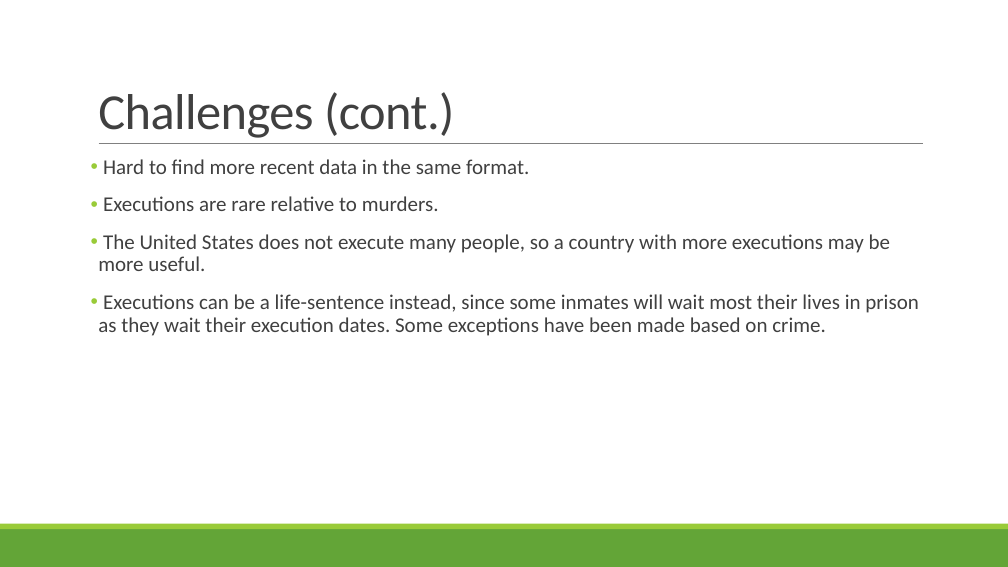
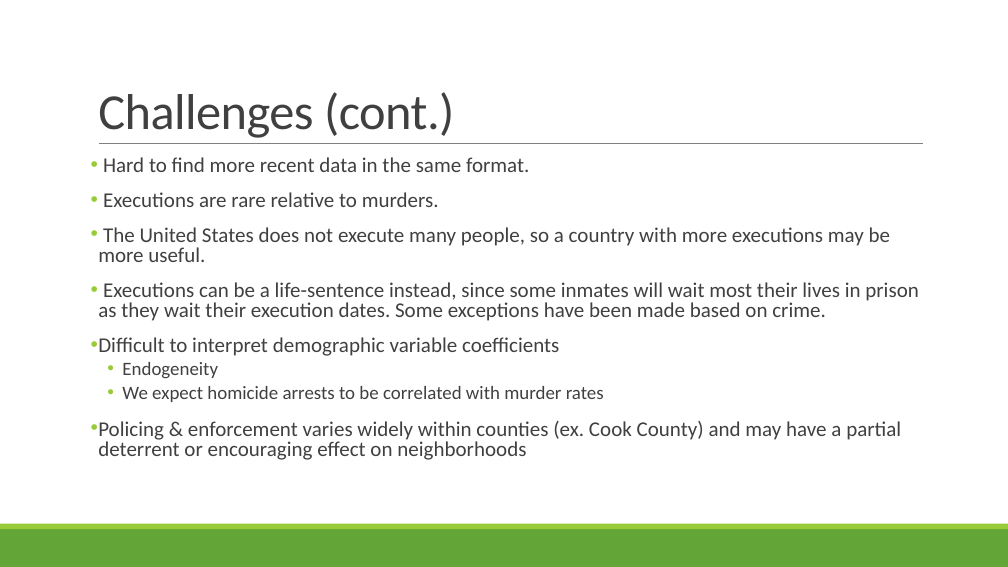
Before and after one commit to isaac-n-friends/499_final, a slide deck: slide 11 of PRESENTATION.pptx. Drawn at 1008x567 pixels with LibreOffice and Linux fonts; fonts in the diff are those of the drawing. Boxes give left, top, right and bottom in pixels: in the first picture for what was removed or moved away, otherwise in the second. Text is boxed around its words. In the diff, an @@ line names an element or a change of style, - is before the commit and + after.

Commit message:
adding challenges points

```diff
--- a/PRESENTATION.pptx
+++ b/PRESENTATION.pptx
@@ text at <box>98,157,919,321</box>: line spacing 0.9 to 0.8 @@
@@ text at <box>98,337,901,460</box>: paragraphs added @@
+• Difficult to interpret demographic variable coefficients
+  • Endogeneity
+  • We expect homicide arrests to be correlated with murder rates
+• Policing & enforcement varies widely within counties (ex. Cook County) and may have a partial deterrent or encouraging effect on neighborhoods
```
Also in this commit, not shown: 1 other slide changed.
